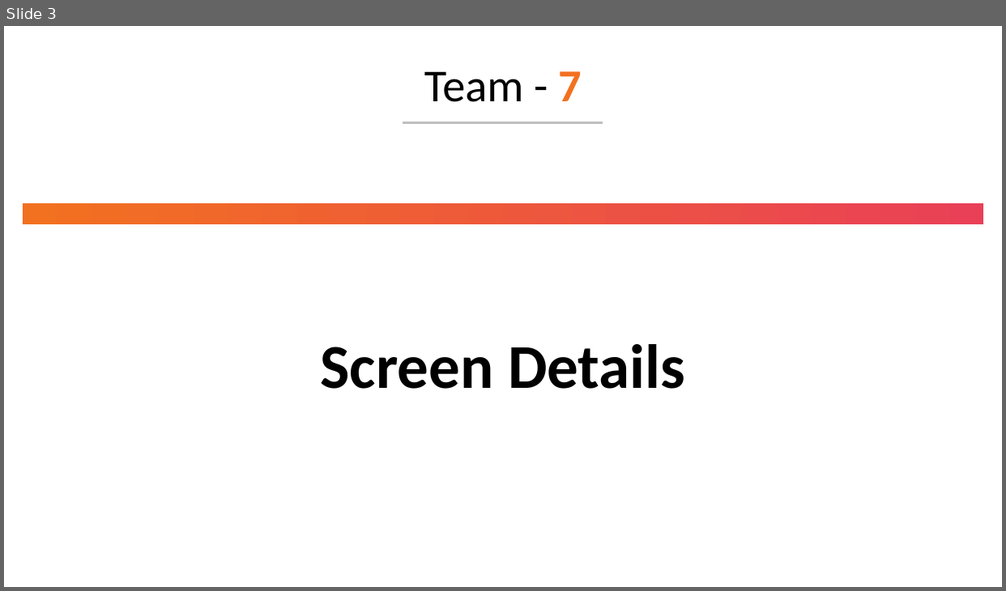
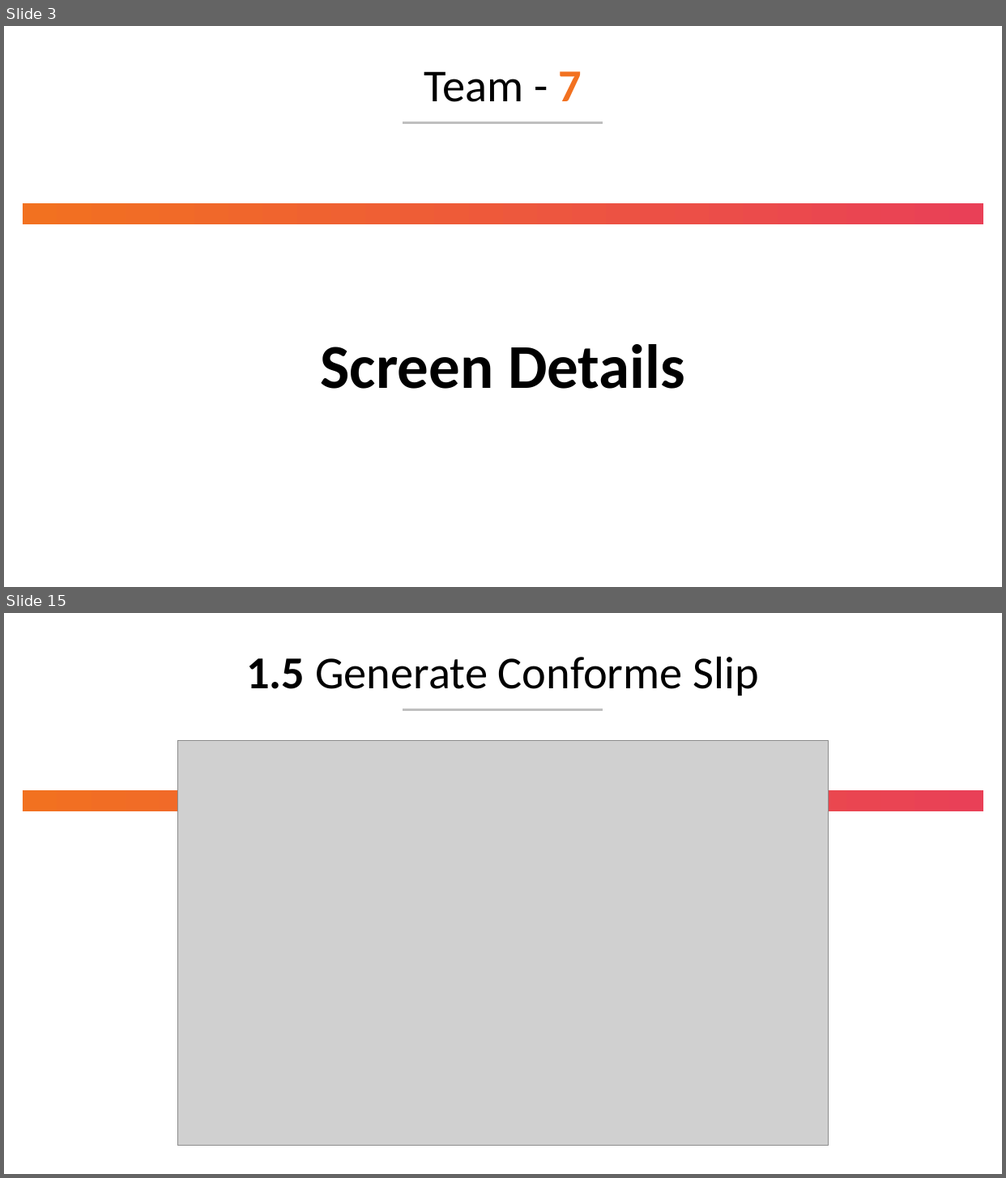
Before and after one commit to StarGaze870/ServiceChargeApp, a slide deck: docs/Team 7 - High Level Design.pptx. Shown one above the other, each under a label of ours: slide 3 before the commit, slides 3 and 15 after it; the slides between them are not shown. The pictures are 1006x591 and 1006x1178 pixels, drawn with LibreOffice and Linux fonts; fonts in the diff are those of the drawing; grey boxes stand for pictures. Boxes give left, top, right and bottom in pixels: in the first picture for what was removed or moved away, otherwise in the second. Text is boxed around its words. In the diff, an @@ line names an element or a change of style, - is before the commit and + after.

```diff
--- a/docs/Team 7 - High Level Design.pptx
+++ b/docs/Team 7 - High Level Design.pptx
@@ slide 15 added at box(4, 613, 1002, 1174), background #FFFFFF; not listed: 2 template elements that a slide beside it also shows @@
@@ text added at box(246, 656, 758, 696), 44 pt, text #000000 @@
+1.5 Generate Conforme Slip
@@ picture added at box(177, 741, 829, 1145) @@
```
Also in this commit, not shown: 9 slides changed, 11 other slides added, 4 slides removed.
